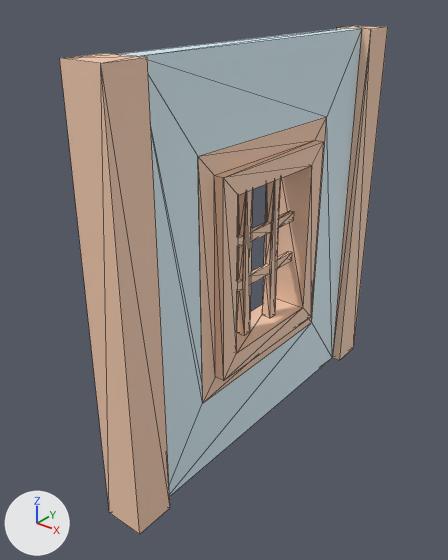
A saved change to the FBX model Assets/Graphics/Models/Buildings/wallWindowShutters.fbx.
Rendered twice from a camera (50 mm lens) standing at (1.273, -1.165, 1.116) and looking at (0.402, -0.075, 0.441). The axes (+X, +Y, +Z) are drawn at lower left. The lights are the same throughout. Mesh edges are drawn as thin lines. Where no turn or scale is listed for an object, it has been applied to the vertices.

The first picture shows 'detail', 'wallWindowShutters'.
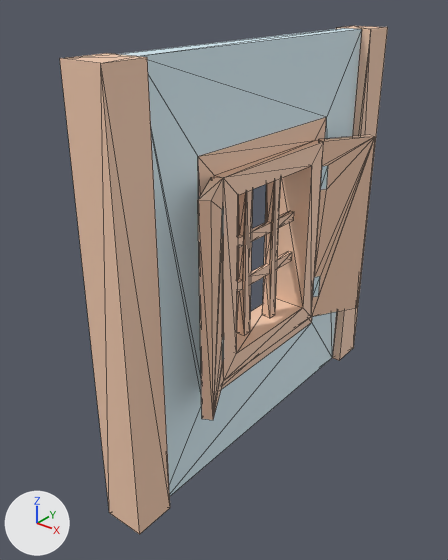
Where the change shows, as pixel boxes [x1, y1, x2, y2] in the pictures (448 x 560 px):
```json
{"object": "shutter", "change": "moved, turned", "after": [311, 135, 375, 317], "on screen": "not visible before"}
{"object": "shutter.001", "change": "moved, turned", "after": [198, 177, 224, 420], "on screen": "not visible before"}
```

Scene script edits in JSON lines:
```json
{"op": "set", "path": "ob_shutter_001.location", "old": "(4.217, 2.5, -2.0)", "new": "(4.783, 2.5, 2.0)"}
{"op": "set", "path": "ob_shutter_001.rotation_euler", "old": "(0.0, 0.0, -3.142)", "new": "(-3.142, 0.0, 0.0)", "note": "degrees (0, 0, -180) -> degrees (-180, 0, 0)"}
{"op": "set", "path": "ob_shutter.location", "old": "(3.467, 2.5, 3.424)", "new": "(5.533, 2.5, -3.425)"}
{"op": "set", "path": "ob_shutter.rotation_euler", "old": "(0.0, -2.094, 0.0)", "new": "(0.0, 1.047, 0.0)", "note": "degrees (0, -120, 0) -> degrees (0, 60, 0)"}
```
